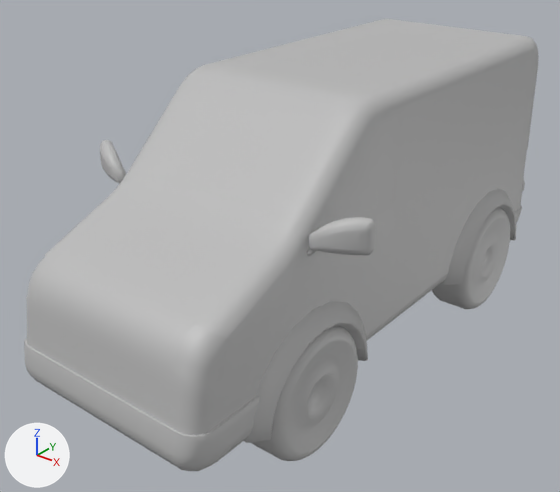
Two versions of the FBX model Assets/Artists/Models/MOD_Van.fbx, one commit apart.
Both versions are drawn from a 50 mm lens placed at (7.34, -10.25, 8.07), pointed at (-0.37, -0.61, 2.09). The axes (+X, +Y, +Z) are drawn at lower left. The lights are the same throughout. Where no turn or scale is listed for an object, it has been applied to the vertices. Vertices at the same position are counted once.

The first picture shows 'MOD_Van'.
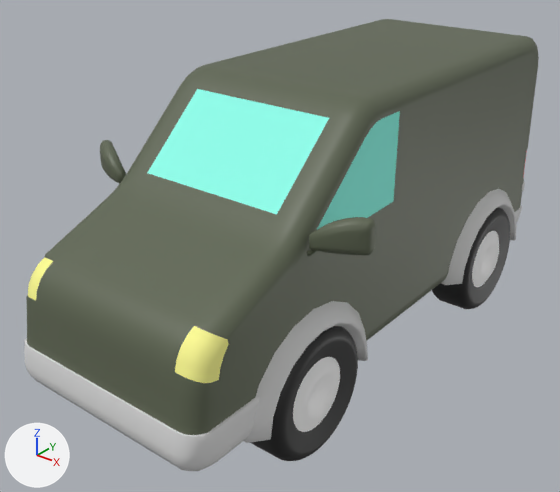
Pixel boxes [x1, y1, x2, y2] of what changed, in the pictures (560 x 492 px):
part 1 of me_mesh, recoloured: [515, 205, 522, 223] in both
part 2 of me_mesh, recoloured: [244, 301, 368, 443] in both
part 3 of me_mesh, recoloured: [441, 189, 517, 285] in both
part 4 of me_mesh, recoloured (grey to black): [250, 326, 358, 461] in both
part 5 of me_mesh, recoloured: [432, 207, 510, 309] in both
part 6 of me_mesh, recoloured: [293, 357, 340, 432] in both
part 7 of me_mesh, recoloured: [472, 231, 499, 287] in both
part 8 of me_mesh, recoloured: [100, 140, 126, 184] in both
part 9 of me_mesh, recoloured: [307, 217, 376, 256] in both
part 10 of me_mesh, recoloured (grey to yellow): [28, 257, 53, 300] in both
part 11 of me_mesh, recoloured (grey to yellow): [175, 326, 229, 383] in both
part 12 of me_mesh, recoloured: [26, 59, 404, 435] in both
part 13 of me_mesh, recoloured: [400, 20, 539, 212] in both
part 14 of me_mesh, recoloured: [387, 132, 521, 325] in both
part 15 of me_mesh, recoloured: [229, 19, 532, 203] in both
part 16 of me_mesh, recoloured (grey to cyan): [317, 111, 400, 230] in both
part 17 of me_mesh, recoloured (grey to cyan): [147, 89, 329, 214] in both
part 18 of me_mesh, recoloured: [24, 338, 260, 471] in both

Diff of the bpy script that builds the scene:
```diff
--- a/Assets/Artists/Models/MOD_Van.fbx.py
+++ b/Assets/Artists/Models/MOD_Van.fbx.py
@@ mat_bumpersandguards @@
+mat_bumpersandguards = principled_material('BumpersAndGuards')
+mat_bumpersandguards.base_color = (0.71, 0.71, 0.71)  # light grey #dbdbdb
+mat_bumpersandguards.roughness = 0.749
@@ mat_hubcap @@
+mat_hubcap = principled_material('Hubcap')
+mat_hubcap.base_color = (1.0, 1.0, 1.0)  # white #ffffff
+mat_hubcap.roughness = 0.749
@@ mat_lambert7 @@
+mat_lambert7 = principled_material('lambert7')
+mat_lambert7.base_color = (0.0171, 0.0171, 0.0171)  # black #232323
@@ mat_chassis @@
+mat_chassis = principled_material('Chassis')
+mat_chassis.base_color = (0.11, 0.129, 0.0811)  # dark green #5d6550
@@ mat_windows @@
+mat_windows = principled_material('Windows')
+mat_windows.base_color = (0.275, 1.0, 0.851)  # cyan #8fffee
+mat_windows.roughness = 0.749
@@ mat_headlights @@
+mat_headlights = principled_material('Headlights')
+mat_headlights.base_color = (1.0, 0.98, 0.294)  # yellow #fffd94
+mat_headlights.roughness = 0.749
@@ me_mesh @@
 me_mesh.from_pydata(...)  # 4349 vertices, 4246 faces; spans x -2.64..2.64, y -5.12..5.12, z -0.01..5.18
+# me_mesh part 1: all 90 faces that had it switch from mat_pasted__pasted__lambert7 (grey #bcbcbc) to mat_bumpersandguards (light grey #dbdbdb)
+# me_mesh part 2: 76 of the faces centred in x 1.59..1.99, y -4.01..-1.16, z 1.06..2.43 switch from mat_pasted__lambert2 (grey #bcbcbc) to mat_bumpersandguards (light grey #dbdbdb)
+# me_mesh part 3: 76 of the faces centred in x 1.59..1.99, y 1.66..4.51, z 1.06..2.43 switch from mat_pasted__lambert2 (grey #bcbcbc) to mat_bumpersandguards (light grey #dbdbdb)
+# me_mesh part 4: 340 of the faces centred in x 1.13..1.99, y -3.65..-1.51, z -0.01..2.13 switch from mat_pasted__lambert2 (grey #bcbcbc) to mat_lambert7 (black #232323)
+# me_mesh part 5: 340 of the faces centred in x 1.13..1.99, y 2.02..4.16, z -0.01..2.13 switch from mat_pasted__lambert2 (grey #bcbcbc) to mat_lambert7 (black #232323)
+# me_mesh part 6: all 100 faces centred in x 1.89..1.95, y -3.07..-2.09, z 0.57..1.55 switch from mat_pasted__lambert2 (grey #bcbcbc) to mat_hubcap (white #ffffff)
+# me_mesh part 7: all 100 faces centred in x 1.89..1.95, y 2.6..3.58, z 0.57..1.55 switch from mat_pasted__lambert2 (grey #bcbcbc) to mat_hubcap (white #ffffff)
+# me_mesh part 8: 406 of the faces centred in x -2.64..-1.75, y -2.83..-2.35, z 3.37..4.04 switch from mat_pasted__lambert2 (grey #bcbcbc) to mat_chassis (dark green #5d6550)
+# me_mesh part 9: 406 of the faces centred in x 1.75..2.64, y -2.83..-2.35, z 3.37..4.04 switch from mat_pasted__lambert2 (grey #bcbcbc) to mat_chassis (dark green #5d6550)
+# me_mesh part 10: 24 of the faces centred in x -1.78..-1.47, y -4.88..-4.37, z 2.44..2.95 switch from mat_pasted__lambert8 (grey #bcbcbc) to mat_headlights (yellow #fffd94)
+# me_mesh part 11: 24 of the faces centred in x 1.47..1.78, y -4.88..-4.37, z 2.44..2.95 switch from mat_pasted__lambert8 (grey #bcbcbc) to mat_headlights (yellow #fffd94)
+# me_mesh part 12: 650 of the faces centred in x -1.8..1.8, y -5.07..-0.45, z 1.03..5.17 switch from mat_pasted__lambert8 (grey #bcbcbc) to mat_chassis (dark green #5d6550)
+# me_mesh part 13: 270 of the faces centred in x -1.8..1.8, y 4.34..5.07, z 1.05..5.16 switch from mat_pasted__lambert8 (grey #bcbcbc) to mat_chassis (dark green #5d6550)
+# me_mesh part 14: 34 of the faces centred in x -1.8..1.8, y 1.94..2.15, z 1.03..3.13 switch from mat_pasted__lambert8 (grey #bcbcbc) to mat_chassis (dark green #5d6550)
+# me_mesh part 15: 14 of the faces centred in x -1.8..1.8, y 1.92..1.99, z 4.14..5.17 switch from mat_pasted__lambert8 (grey #bcbcbc) to mat_chassis (dark green #5d6550)
+# me_mesh part 16: all 5 faces centred in x 1.77, y -2.02..-0.73, z 3.76..4.14 switch from mat_pasted__lambert8 (grey #bcbcbc) to mat_windows (cyan #8fffee)
+# me_mesh part 17: all 2 faces centred in x -0.64..0.64, y -2.17, z 4.38 switch from mat_pasted__lambert8 (grey #bcbcbc) to mat_windows (cyan #8fffee)
+# me_mesh part 18: all 140 faces that had it switch from mat_pasted__pasted__lambert6 (grey #bcbcbc) to mat_bumpersandguards (light grey #dbdbdb)
+me_mesh.materials.append(mat_rearlight)  # red #ff0022
+me_mesh.materials.append(mat_mirrors)  # white #ffffff
```
